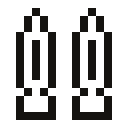
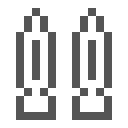
Revision of a layered (128, 128) image; what changed, layer by layer:
painted on "stoneborn" over (16, 8, 112, 120)
